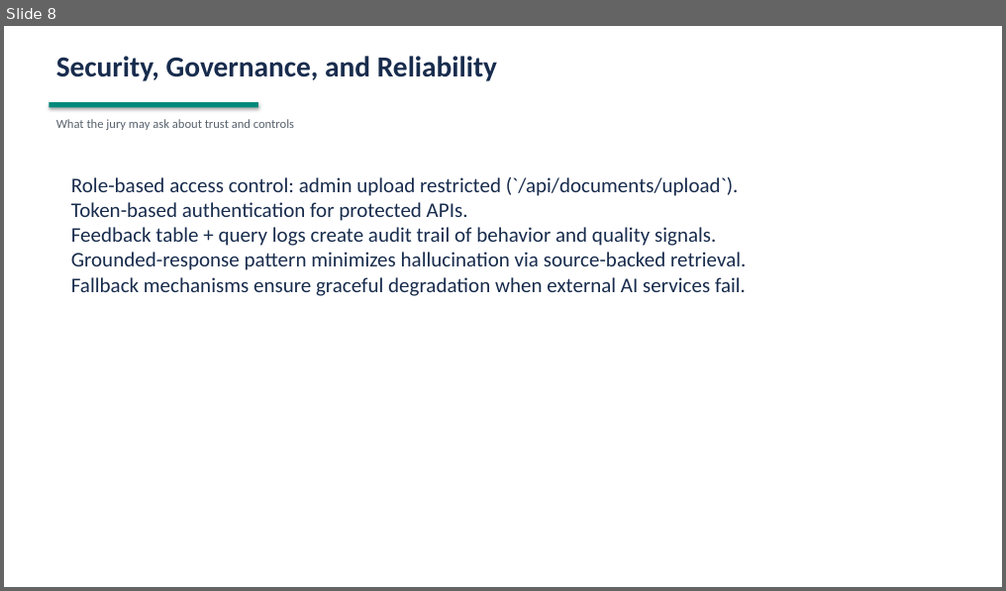
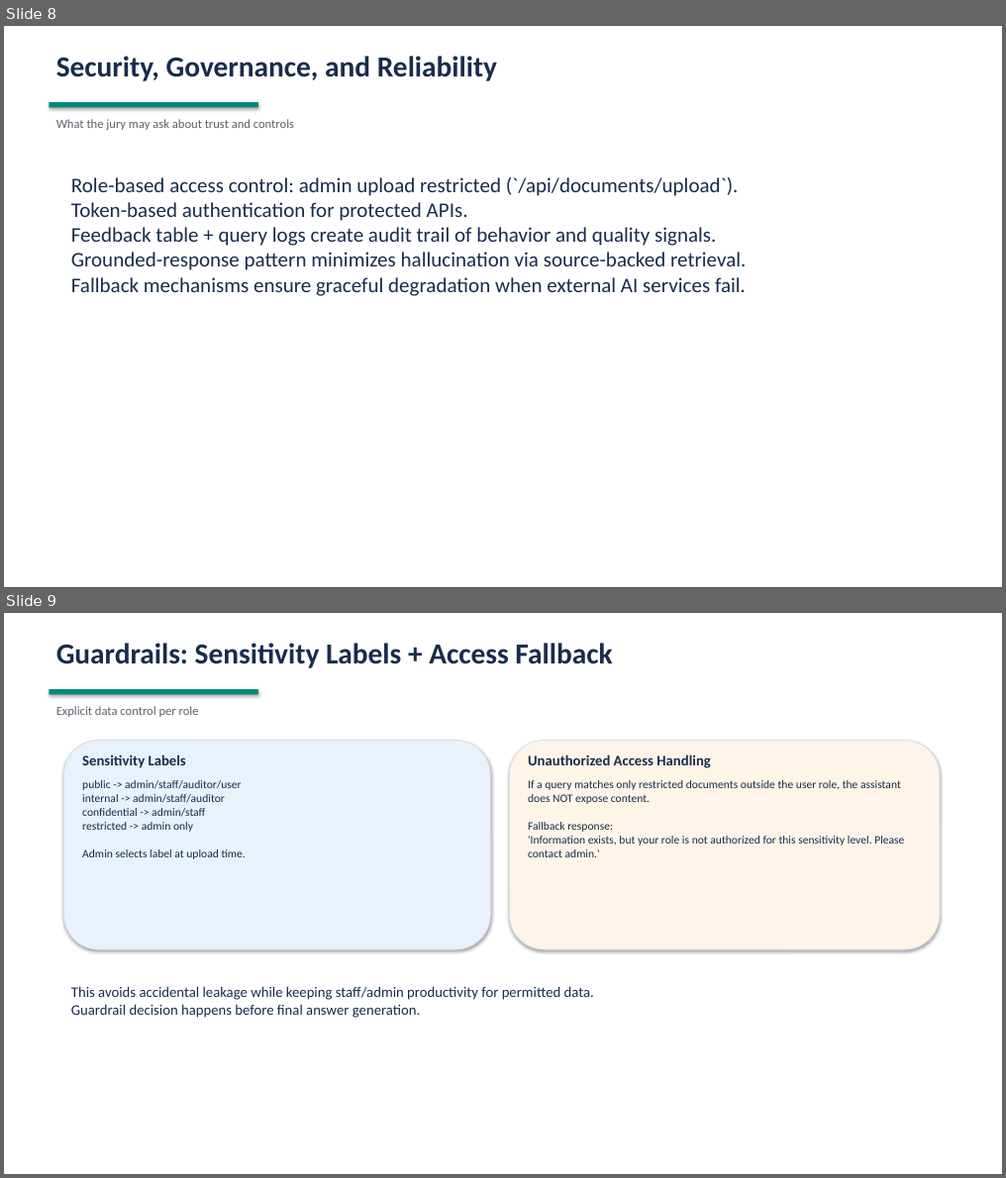
Before and after one commit to avanish460/PolicySarthi, a slide deck: Policy_Sarthi_Jury_Presentation.pptx. Shown one above the other, each under a label of ours: slide 8 before the commit, slides 8 and 9 after it. The pictures are 1006x591 and 1006x1178 pixels, drawn with LibreOffice and Linux fonts; fonts in the diff are those of the drawing. Boxes give left, top, right and bottom in pixels: in the first picture for what was removed or moved away, otherwise in the second. Text is boxed around its words. In the diff, an @@ line names an element or a change of style, - is before the commit and + after.

Commit message:
Add sensitivity guardrails, unauthorized fallback, admin label control, and guardrail slide

```diff
--- a/Policy_Sarthi_Jury_Presentation.pptx
+++ b/Policy_Sarthi_Jury_Presentation.pptx
@@ slide 9 added at (4,613,1002,1174), background #FFFFFF @@
@@ text added at (56,643,612,668), 28 pt, text #182C4D, bold @@
+Guardrails: Sensitivity Labels + Access Fallback
@@ rectangle added at (49,689,258,694), fill #00897B @@
@@ text added at (56,706,199,717), 12 pt, text #59636E @@
+Explicit data control per role
@@ rounded rectangle added at (63,741,491,950), fill #E8F1FC, outline #D6DEE7 0.75 pt @@
@@ text added at (82,755,186,768), 14 pt, text #182C4D, bold @@
+Sensitivity Labels
@@ rounded rectangle added at (509,741,940,950), fill #FFF4E8, outline #D6DEE7 0.75 pt @@
@@ text added at (528,755,710,768), 14 pt, text #182C4D, bold @@
+Unauthorized Access Handling
@@ text added at (82,780,246,860), 11 pt, text #182C4D @@
+public -> admin/staff/auditor/user
+internal -> admin/staff/auditor
+confidential -> admin/staff
+restricted -> admin only
+Admin selects label at upload time.
@@ text added at (528,780,904,858), 11 pt, text #182C4D @@
+If a query matches only restricted documents outside the user role, the assistant does NOT expose content.
+Fallback response:
+'Information exists, but your role is not authorized for this sensitivity level. Please contact admin.'
@@ text added at (71,986,594,1018), 14 pt, text #182C4D @@
+This avoids accidental leakage while keeping staff/admin productivity for permitted data.
+Guardrail decision happens before final answer generation.
```
Also in this commit, not shown: 5 other files.
